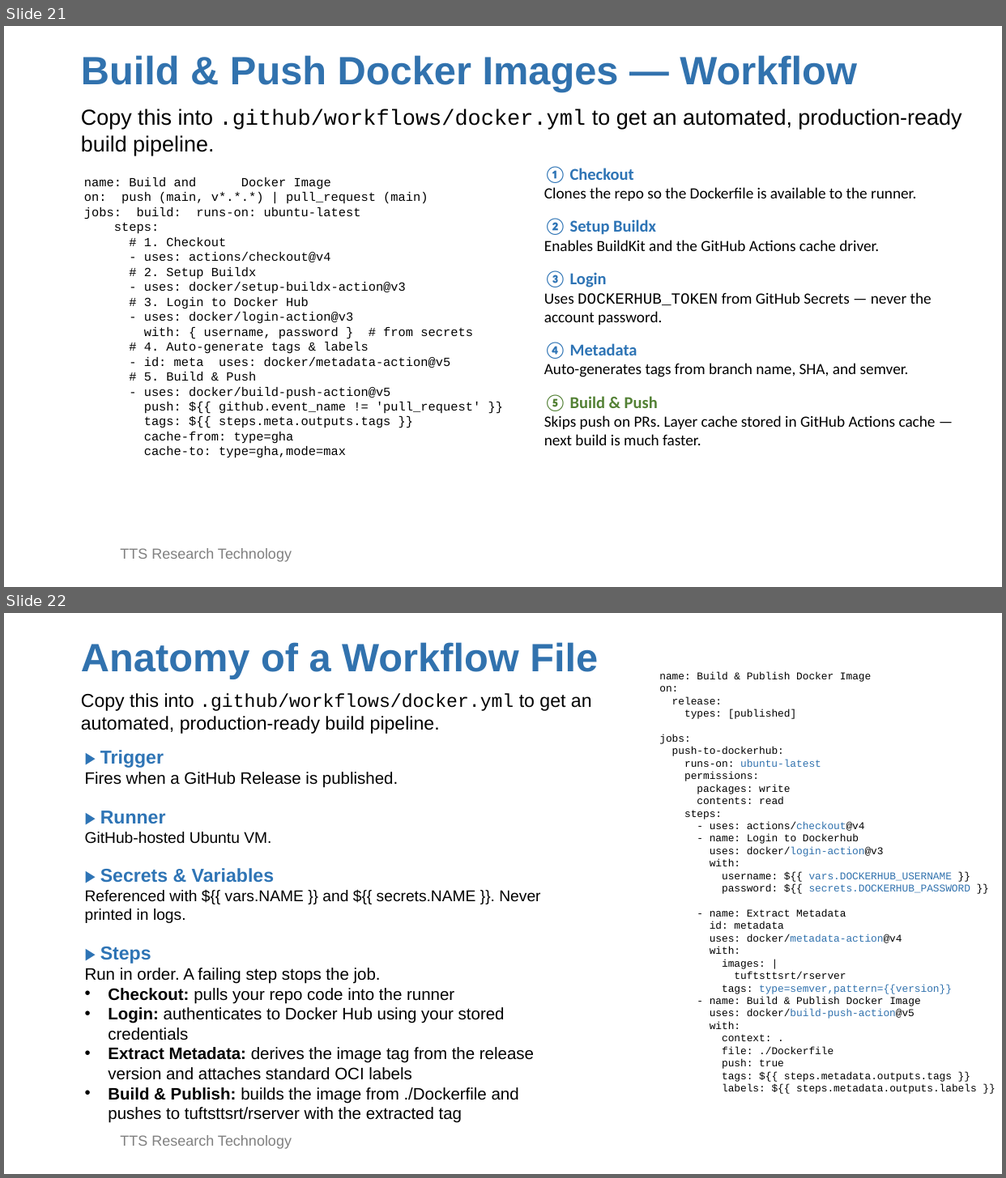
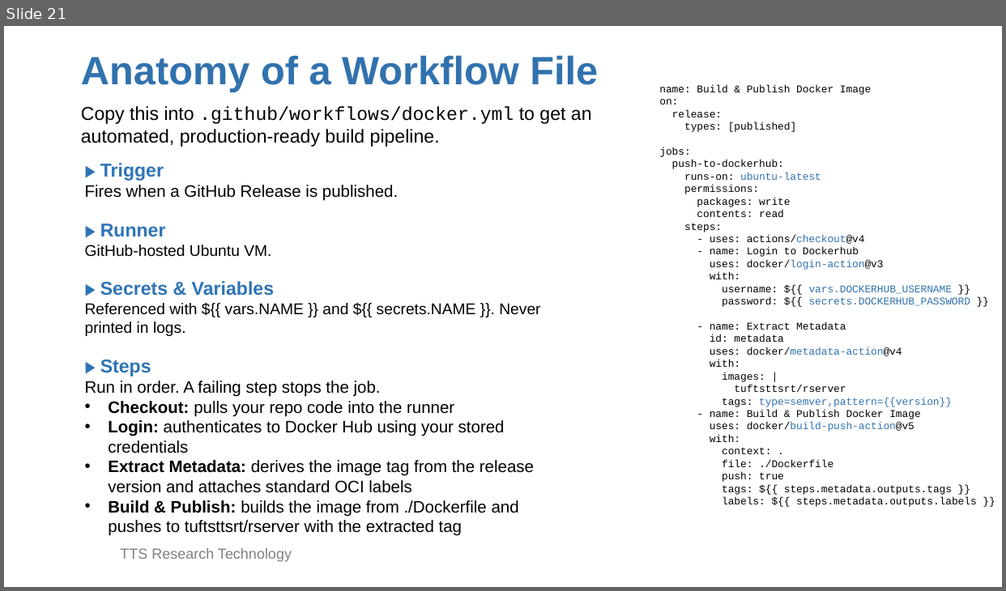
Before and after one commit to TuftsHPCbioinfo/GitHubActionDemo, a slide deck: github_action_docker_slide.pptx. Shown one above the other, each under a label of ours: slides 21 and 22 before the commit, slide 21 after it. The pictures are 1006x1178 and 1006x591 pixels, drawn with LibreOffice and Linux fonts; fonts in the diff are those of the drawing; background and template pictures are left out. Boxes give left, top, right and bottom in pixels: in the first picture for what was removed or moved away, otherwise in the second. Text is boxed around its words. In the diff, an @@ line names an element or a change of style, - is before the commit and + after.

```diff
--- a/github_action_docker_slide.pptx
+++ b/github_action_docker_slide.pptx
@@ slide 21 removed at (4,26,1002,587), background picture (left out); not listed: 1 template element that a slide beside it also shows @@
@@ title removed at (81,55,857,92) @@
-Build & Push Docker Images — Workflow
@@ text removed at (81,109,961,156) @@
-Copy this into .github/workflows/docker.yml to get an automated, production-ready build pipeline.
@@ text removed at (544,166,936,446) @@
-① Checkout
-Clones the repo so the Dockerfile is available to the runner.
-② Setup Buildx
-Enables BuildKit and the GitHub Actions cache driver.
-③ Login
-Uses DOCKERHUB_TOKEN from GitHub Secrets — never the account password.
-④ Metadata
-Auto-generates tags from branch name, SHA, and semver.
-⑤ Build & Push
-Skips push on PRs. Layer cache stored in GitHub Actions cache — next build is much faster.
@@ text removed at (84,177,480,459) @@
-name: Build and Push Docker Image
-on: push (main, v*.*.*) | pull_request (main)
-jobs: build: runs-on: ubuntu-latest
-steps:
-# 1. Checkout
-- uses: actions/checkout@v4
-# 2. Setup Buildx
-- uses: docker/setup-buildx-action@v3
-# 3. Login to Docker Hub
-- uses: docker/login-action@v3
-with: { username, password } # from secrets
-# 4. Auto-generate tags & labels
-- id: meta uses: docker/metadata-action@v5
-# 5. Build & Push
-- uses: docker/build-push-action@v5
-push: ${{ github.event_name != 'pull_request' }}
-tags: ${{ steps.meta.outputs.tags }}
-cache-from: type=gha
-cache-to: type=gha,mode=max
@@ what was slide 22 is now slide 21 @@
```
Also in this commit, not shown: 4 slides changed, 2 slides added, 2 other files.
